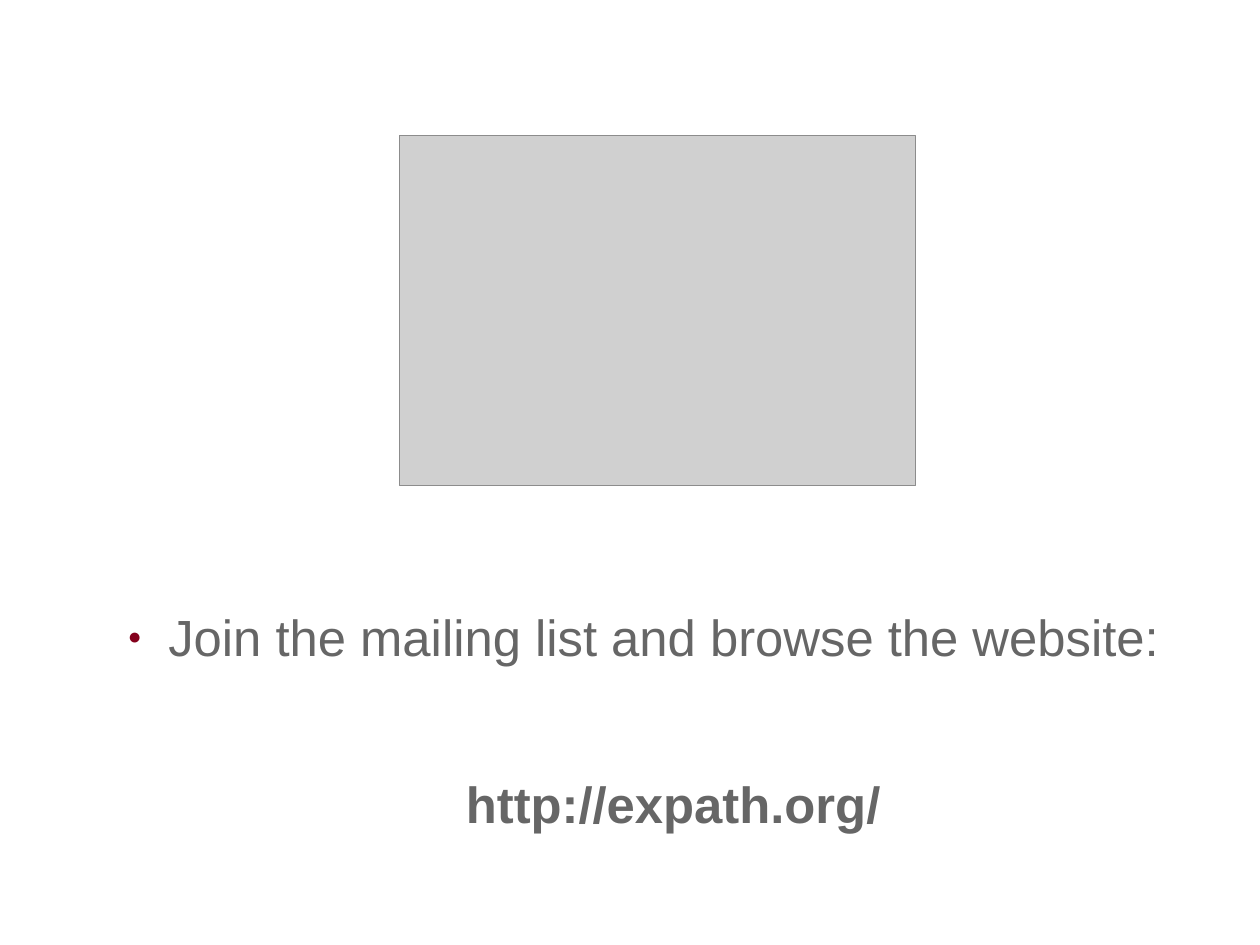
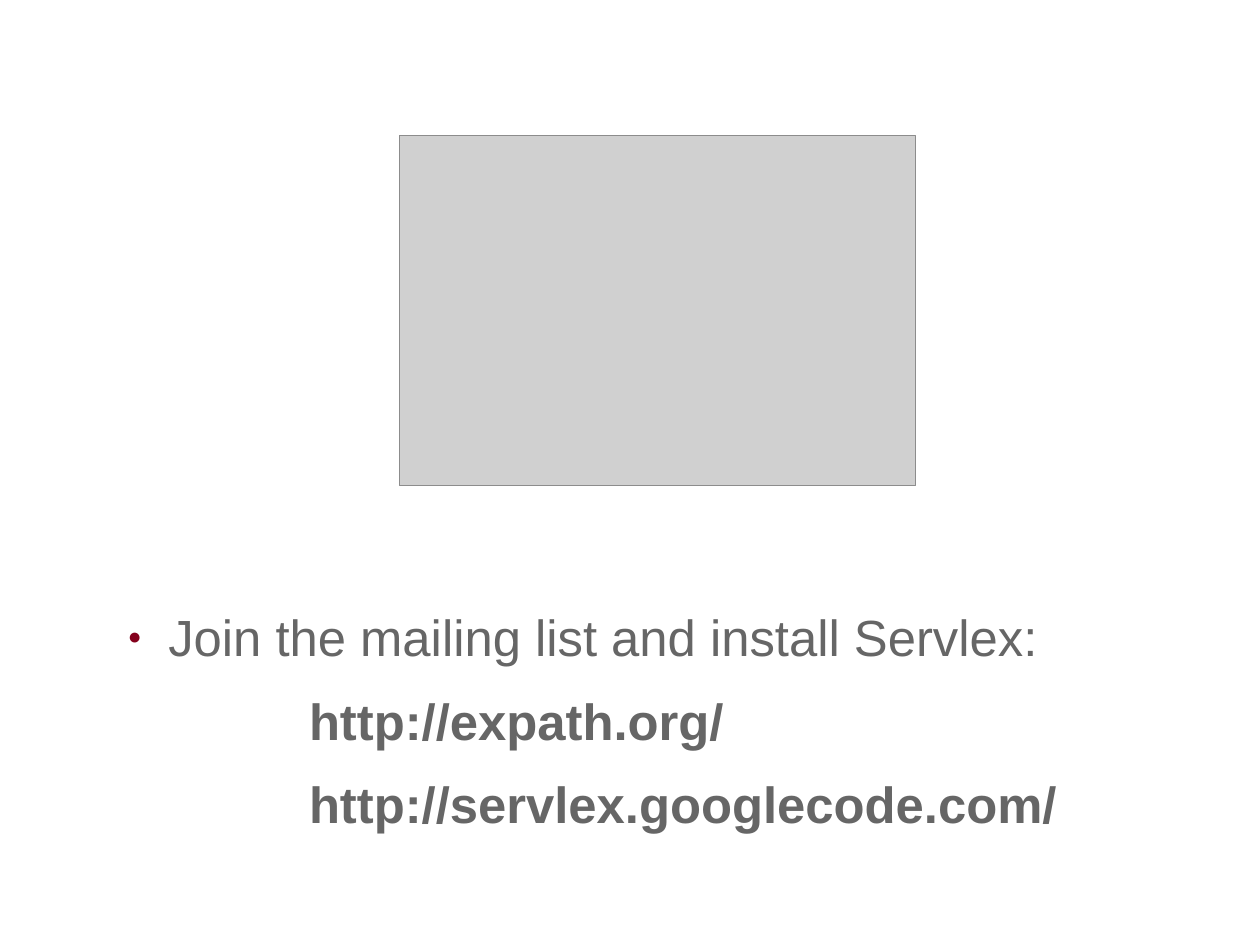
Before and after one commit to expath/expath-www, a slide deck: slide 25 of misc/2011-prague/presentation/fgeorges-servlex.odp. Drawn at 1260x945 pixels with LibreOffice and Linux fonts; fonts in the diff are those of the drawing; grey boxes stand for pictures; background and template pictures are left out. Boxes give left, top, right and bottom in pixels: in the first picture for what was removed or moved away, otherwise in the second. Text is boxed around its words. In the diff, an @@ line names an element or a change of style, - is before the commit and + after.

```diff
--- a/misc/2011-prague/presentation/fgeorges-servlex.odp
+++ b/misc/2011-prague/presentation/fgeorges-servlex.odp
@@ text at [168, 619, 1037, 667]: text changed @@
-● Join the mailing list and browse the website:
+● Join the mailing list and install Servlex:
@@ text at [309, 703, 724, 750]: alignment centre to left @@
@@ text at [309, 786, 1057, 834]: paragraph added @@
+http://servlex.googlecode.com/
```
Also in this commit, not shown: 2 other slides changed, 1 slide added, 1 slide removed.
